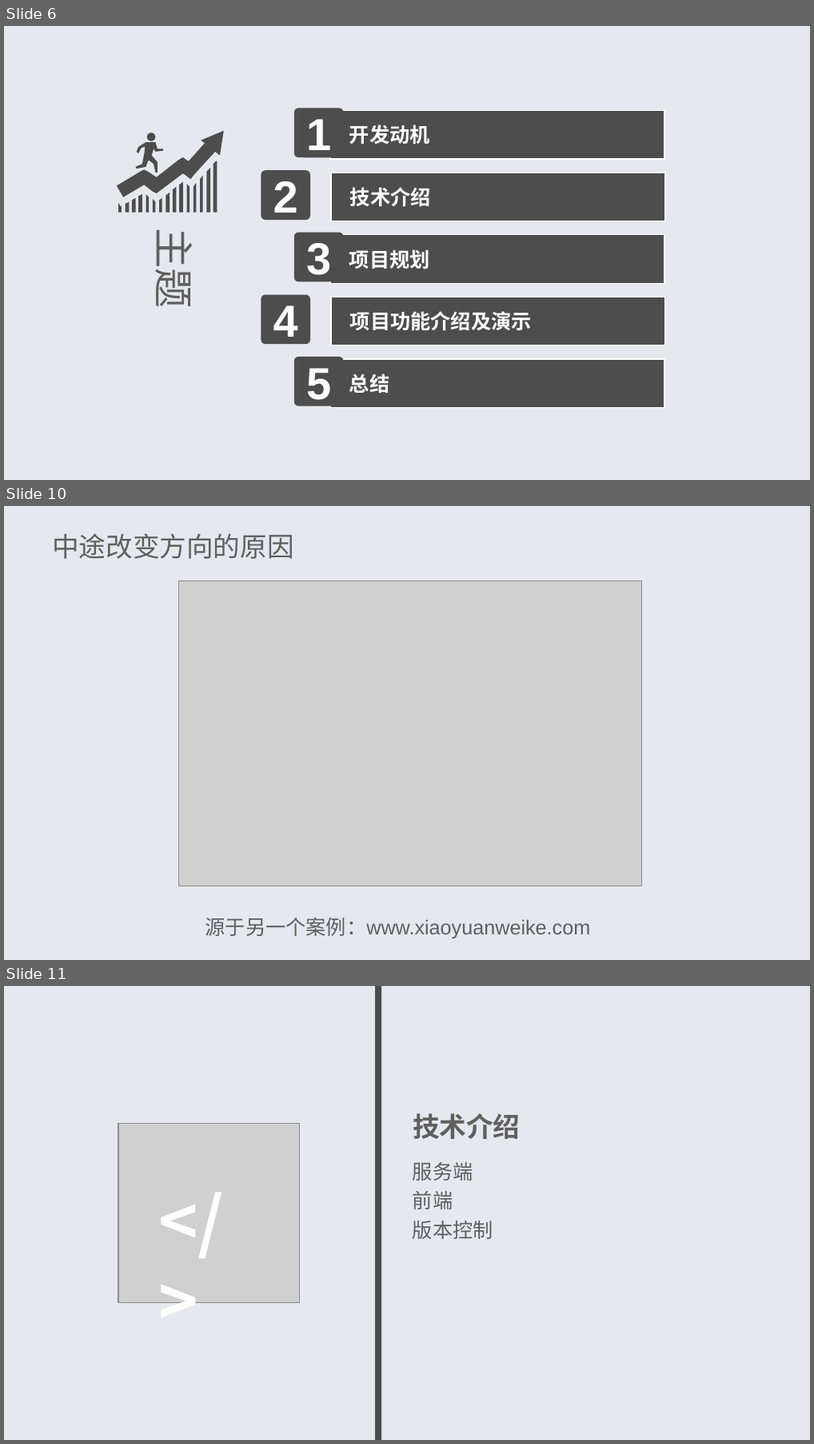
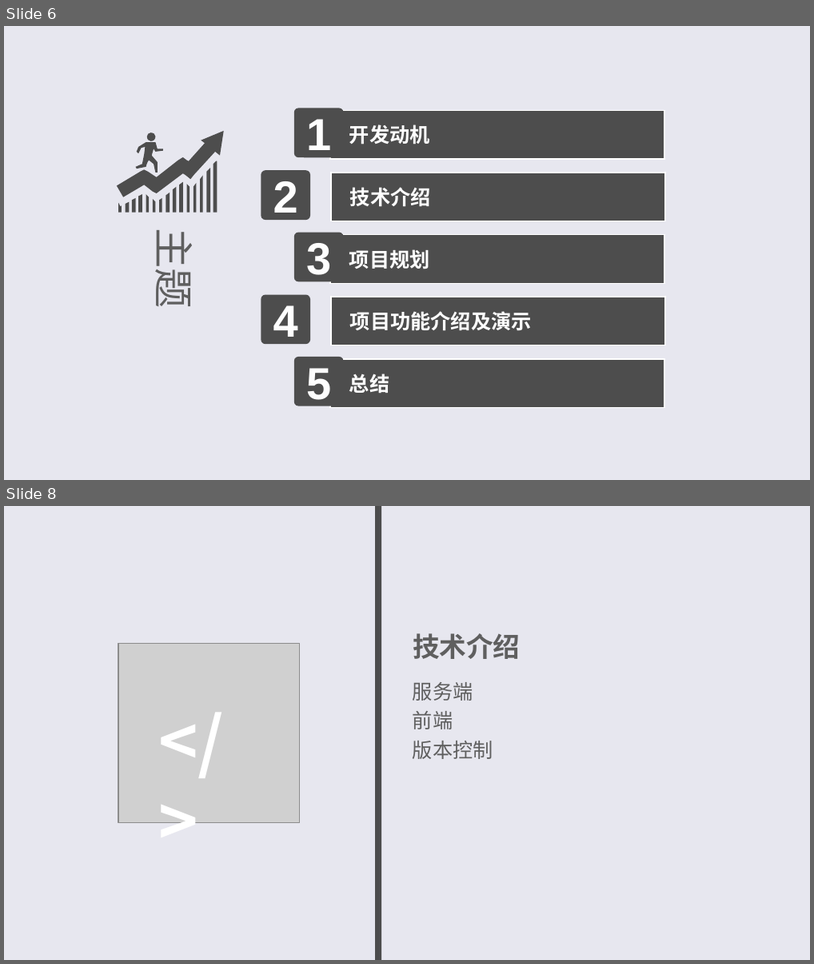
Before and after one commit to bytrix/report, a slide deck: 答辩.ppt. Shown one above the other, each under a label of ours: slides 6, 10 and 11 before the commit, slides 6 and 8 after it; the slides between them are not shown. The pictures are 814x1444 and 814x964 pixels, drawn with LibreOffice and Linux fonts; fonts in the diff are those of the drawing; grey boxes stand for pictures. Boxes give left, top, right and bottom in pixels: in the first picture for what was removed or moved away, otherwise in the second. Text is boxed around its words. In the diff, an @@ line names an element or a change of style, - is before the commit and + after.

```diff
--- a/答辩.ppt
+++ b/答辩.ppt
@@ slide 10 removed at [4, 506, 810, 960], background #E7E7EF @@
@@ title removed at [52, 533, 294, 559] @@
-中途改变方向的原因
@@ picture removed at [179, 580, 642, 886] @@
@@ text removed at [206, 917, 591, 938] @@
-源于另一个案例：www.xiaoyuanweike.com
@@ what was slide 11 is now slide 8 @@
```
Also in this commit, not shown: 2 slides changed, 2 slides added, 4 other slides removed, 1 other file.
